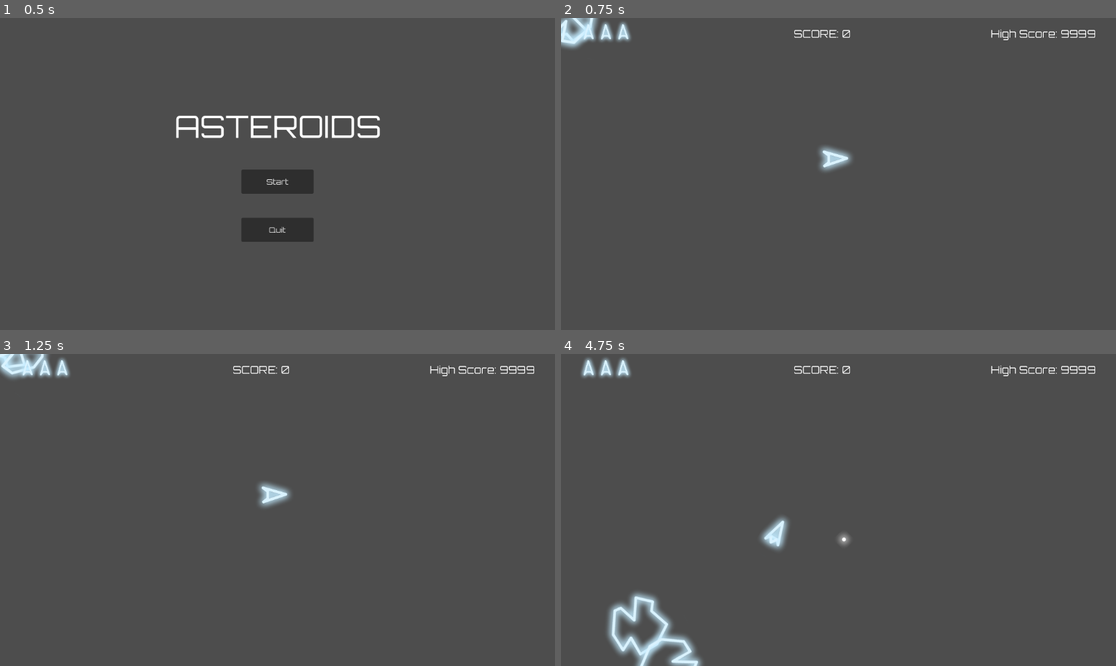
Above: before the commit, frames 1-4 (two rows, left to right).
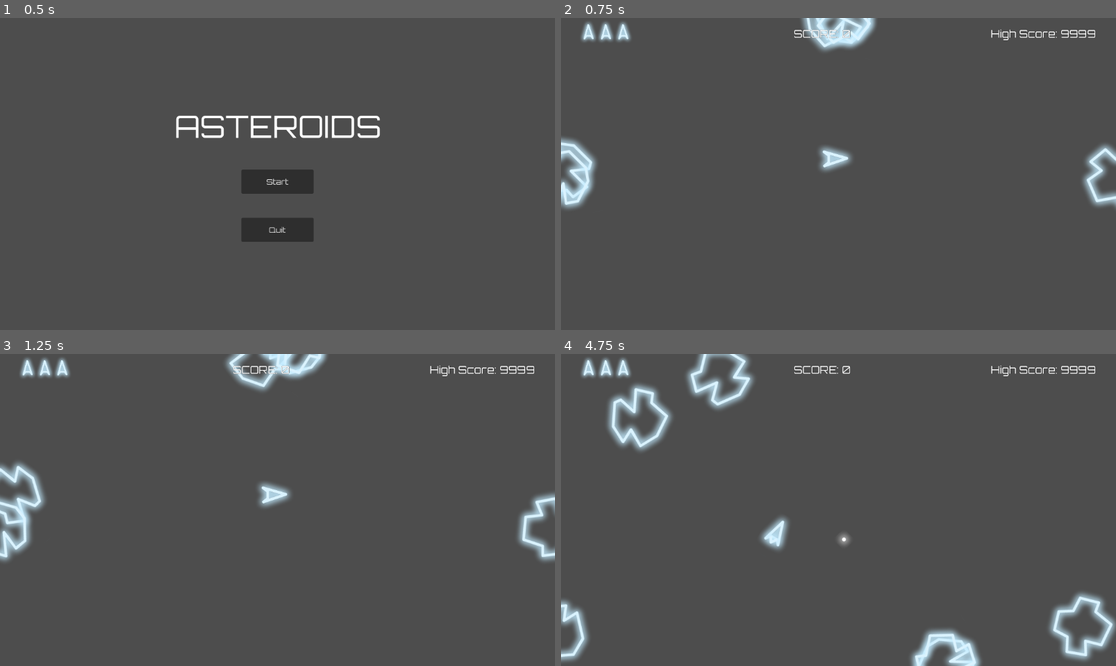
Above: after the commit, the same moments.

Repository: AllanSechrist/asteroids
Game: Godot game, scene res://scenes/UI/menu_base.tscn
Two runs of this game, one before a commit and one after it. Both use one fixed random seed, a clock stepped at 60 frames per second and the inputs below. The project has no main scene, so this scene is started directly.
Inputs:
- Up to frame 1 (0.5 s): no input
- Up to frame 2 (0.75 s): click "Start" at 0.5 s
- Up to frame 3 (1.25 s): no input
- Up to frame 4 (4.75 s): hold D (turn_right) 1.28-2.03 s; hold W (move) 1.28-2.03 s; hold A (turn_left) 2.03-2.78 s; tap Space (fire) at 2.1, 4.35 s; tap W (move) at 2.3, 3.6 s; hold W (move) 2.78-3.53 s; hold D (turn_right) 2.78-4.28 s; hold A (turn_left) from 4.28 s (still down); hold W (move) from 4.28 s (still down)

Frame 1 is identical in both runs. In frame 2, 3.4% of the frame differs, in the area x 0-100%, y 0-62%; in frame 3, 4.1%; in frame 4, 7.8%, in the area x 0-100%, y 0-100%.

Commit message:
Finish asteroid spawner and refactor game manager code.

Diff:
--- /dev/null
+++ b/scenes/asteroids/asteroid_spawner.gd
@@ -0,0 +1,44 @@
+extends Node2D
+class_name AsteroidSpawner
+
+@onready var top: Marker2D = $Top
+@onready var right: Marker2D = $Right
+@onready var bottom: Marker2D = $Bottom
+@onready var left: Marker2D = $Left
+@onready var positions := [top, right, bottom, left]
+
+@export var asteroid_scene: PackedScene
+
+var asteroids: int
+
+signal all_asteroids_destroyed
+signal asteroid_score(score: int)
+
+func spawn_asteroids(amount: int) -> void:
+	for i in amount:
+		var variance := Vector2(randf_range(1,10), randf_range(1,10))
+		var asteroid := asteroid_scene.instantiate()
+		var spawn_position = positions.pick_random()
+		asteroid.global_position = spawn_position.global_position
+		asteroid.destroyed.connect(_on_asteroid_destroyed)
+		add_child.call_deferred(asteroid)
+		asteroids += 1
+
+func _on_asteroid_destroyed(asteroid: Area2D) -> void:
+
+	asteroid_score.emit(Asteroid.STATS[asteroid.size].points)
+	if asteroid.size != Asteroid.Size.SMALL:
+		for i in asteroid.asteroid_chunks:
+			var chunk = asteroid.asteroid_scene.instantiate()
+			chunk.size = asteroid.size + 1
+			chunk.global_position = asteroid.global_position
+			chunk.destroyed.connect(_on_asteroid_destroyed)
+			add_child.call_deferred(chunk)
+			asteroids += 1
+
+	asteroid.remove_from_group("Asteroids")
+	asteroid.queue_free()
+	asteroids -= 1
+	print(asteroids)
+	if asteroids == 0:
+		all_asteroids_destroyed.emit()
--- a/scenes/asteroids/asteroid_spawner.tscn
+++ b/scenes/asteroids/asteroid_spawner.tscn
@@ -1,6 +1,9 @@
 [gd_scene format=3 uid="uid://bcs1gloubrt3x"]
 
+[ext_resource type="Script" uid="uid://cwoq6l1hpmk14" path="res://scenes/asteroids/asteroid_spawner.gd" id="1_vsl41"]
+
 [node name="AsteroidSpawner" type="Node2D" unique_id=686080092]
+script = ExtResource("1_vsl41")
 
 [node name="Top" type="Marker2D" parent="." unique_id=1271357089]
 position = Vector2(576, 0)
--- a/scenes/game manager.gd
+++ b/scenes/game manager.gd
@@ -2,10 +2,11 @@
 class_name GameManager
 
 @export var starting_lives := 3
-@export var asteroid_scene: PackedScene
-@export var starting_asteroids := 2
+@export var starting_asteroids := 6
+
 
 @onready var ship: Ship = $Ship
+@onready var asteroid_spawner: AsteroidSpawner = $AsteroidSpawner
 
 var lives: int
 var score := 0
@@ -23,39 +24,18 @@
 func _ready () -> void:
 	lives = starting_lives
 	ship.hit.connect(_on_ship_hit)
-	spawn_asteroids()
+	asteroid_spawner.all_asteroids_destroyed.connect(_on_all_asteroids_destoryed)
+	asteroid_spawner.asteroid_score.connect(_on_score_change)
+	asteroid_spawner.spawn_asteroids(starting_asteroids)
 
-func spawn_asteroids() -> void:
-	for i in starting_asteroids:
-		var asteroid := asteroid_scene.instantiate()
-		asteroid.destroyed.connect(_on_asteroid_destroyed)
-		add_child.call_deferred(asteroid)
-		asteroids += 1
+func _on_score_change(points: int) -> void:
+	score += points
+	score_changed.emit(score)
 
-func _on_asteroid_destroyed(asteroid: Area2D) -> void:
-
-	score += Asteroid.STATS[asteroid.size].points
-	score_changed.emit(score)
-	if asteroid.size != Asteroid.Size.SMALL:
-		for i in asteroid.asteroid_chunks:
-			var chunk = asteroid.asteroid_scene.instantiate()
-			chunk.size = asteroid.size + 1
-			chunk.global_position = asteroid.global_position
-			chunk.destroyed.connect(_on_asteroid_destroyed)
-			add_child.call_deferred(chunk)
-			asteroids += 1
-	asteroid.remove_from_group("Asteroids")
-	asteroid.queue_free()
-	asteroids -= 1
-	print(asteroids)
-	if asteroids == 0:
-		all_asteroids_cleared()
-
-
-func all_asteroids_cleared() -> void:
+func _on_all_asteroids_destoryed() -> void:
 	current_level += 1
 	starting_asteroids = clampi(starting_asteroids + 2, 0, 10)
-	spawn_asteroids()
+	asteroid_spawner.spawn_asteroids(starting_asteroids)
 	var clear_message = "Level %d cleared!" % (current_level - 1)
 	print(clear_message)
 
--- a/scenes/sandbox.tscn
+++ b/scenes/sandbox.tscn
@@ -3,12 +3,12 @@
 [ext_resource type="PackedScene" uid="uid://cqk7p0e26gfk1" path="res://scenes/ship/ship.tscn" id="1_2ddto"]
 [ext_resource type="Script" uid="uid://boohtonlyx0jh" path="res://scenes/game manager.gd" id="1_16ffl"]
 [ext_resource type="PackedScene" uid="uid://d3x0fnkj3jumk" path="res://scenes/asteroids/big_asteroid.tscn" id="2_rgld7"]
+[ext_resource type="PackedScene" uid="uid://bcs1gloubrt3x" path="res://scenes/asteroids/asteroid_spawner.tscn" id="5_16ffl"]
 [ext_resource type="PackedScene" uid="uid://8eholi4ay2oe" path="res://scenes/UI/lives_icon.tscn" id="5_tpt06"]
 [ext_resource type="PackedScene" uid="uid://dqpenmioq0la4" path="res://scenes/UI/ui.tscn" id="6_17a3a"]
 
 [node name="Sandbox" type="Node2D" unique_id=1026063426]
 script = ExtResource("1_16ffl")
-asteroid_scene = ExtResource("2_rgld7")
 
 [node name="Ship" parent="." unique_id=923968611 instance=ExtResource("1_2ddto")]
 position = Vector2(562, 294)
@@ -16,3 +16,6 @@
 
 [node name="UI" parent="." unique_id=2099741367 instance=ExtResource("6_17a3a")]
 life_icon_scene = ExtResource("5_tpt06")
+
+[node name="AsteroidSpawner" parent="." unique_id=686080092 instance=ExtResource("5_16ffl")]
+asteroid_scene = ExtResource("2_rgld7")
Not shown, added: scenes/asteroids/asteroid_spawner.gd.uid
